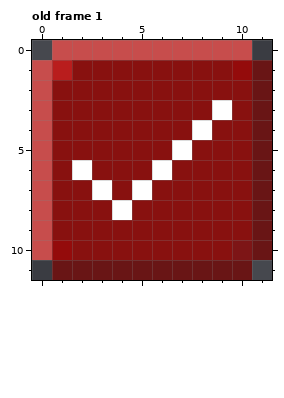
Pixel-art file, stored at Assets/Sprites/QuietTrue.aseprite. This is how it looked before the edit.
12x12 pixels, 1 frame. Shown: old frame 1. The commit also changed other frames, which this record leaves out.
And afterwards:
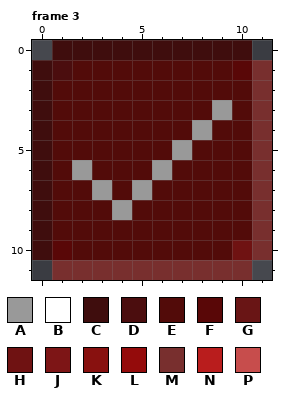
Palette (. is transparent): A #999999  B #ffffff  C #3f0d0d  D #4b0d0e  E #520b09  F #590707  G #691515  H #6f1212  J #7d1516  K #88110f  L #940b0b  M #782f2e  N #b91d1d  P #c74d4c
A new or re-ordered frame is compared with the old frame closest to it.
Changes in this commit:
frames 1 -> 3
Changed rows in their new state; - is an unchanged pixel.
Frame 3 is new; against old frame 1:
first column x 0:
 0 -CCCCCCCCCC-
 1 CDEEEEEEEEFM
 2 CEEEEEEEEEEM
 3 CEEEEEEEEAEM
 4 CEEEEEEEAEEM
 5 CEEEEEEAEEEM
 6 CEAEEEAEEEEM
 7 CEEAEAEEEEEM
 8 CEEEAEEEEEEM
 9 CEEEEEEEEEEM
10 CFEEEEEEEEHM
11 -MMMMMMMMMM-
